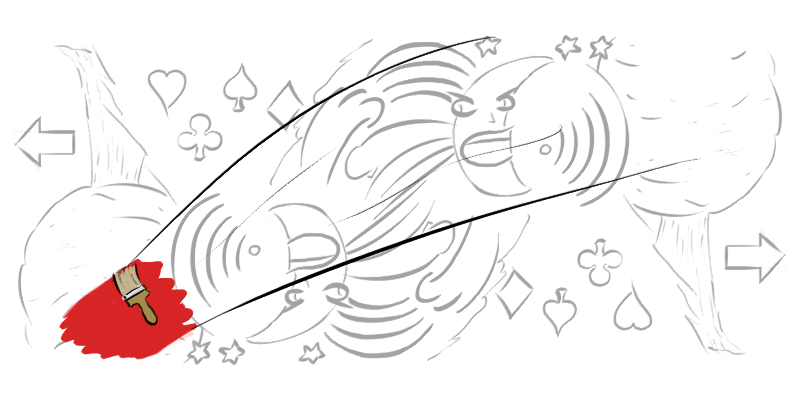
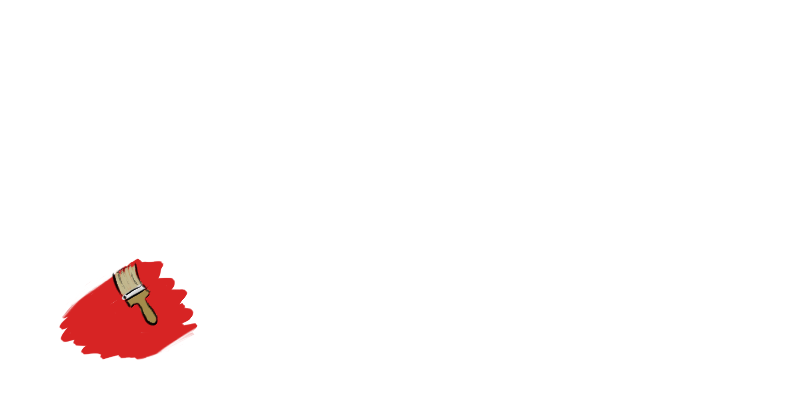
Layers edited between the first and the second 800x400 image:
renamed "Paint Ink" to "Ink Frame 3", hid it, moved it into group "Frame 3" over [111, 36, 731, 330]
added group "Frame 1" with 2 layers above "Mural for Reference" over [58, 258, 198, 361]
added layer "Paint Brush Frame 1" in group "Frame 1" over [111, 262, 132, 282]
renamed "Paint Fill" to "Red Paint Frame 1", moved it into group "Frame 1" over [58, 258, 198, 361]
hid "Mural for Reference" over [13, 34, 787, 366]
moved "Paint Brush Ink" into group "Reference Paint Brush" over [111, 262, 132, 282]
moved "Paint Brush Fill" into group "Reference Paint Brush" over [114, 262, 132, 280]
hid "Layer 0" over [13, 34, 787, 366]
